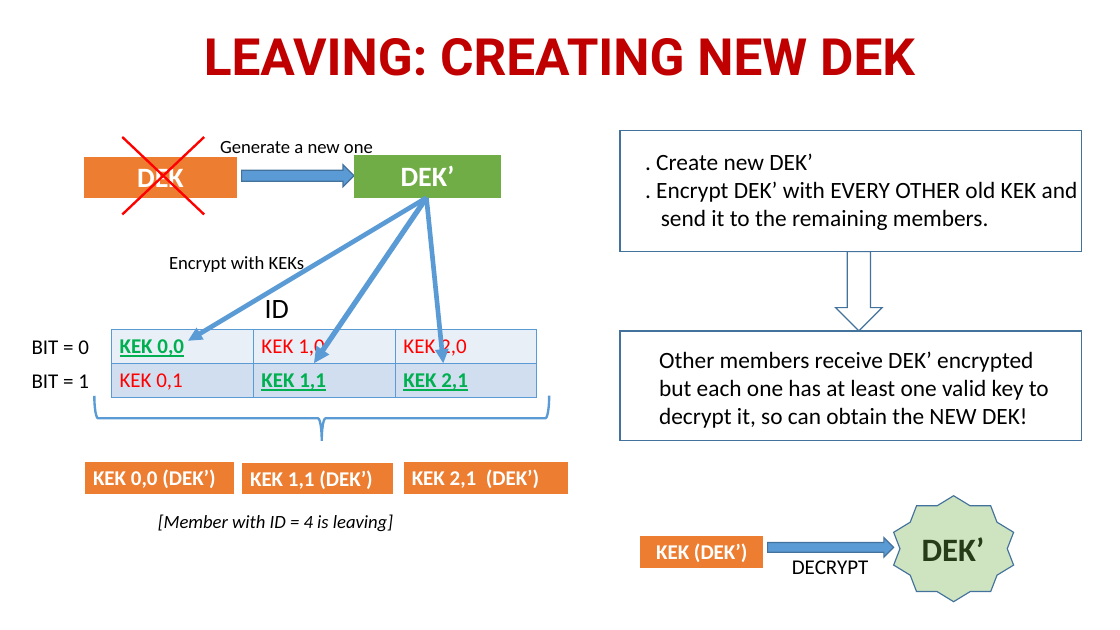
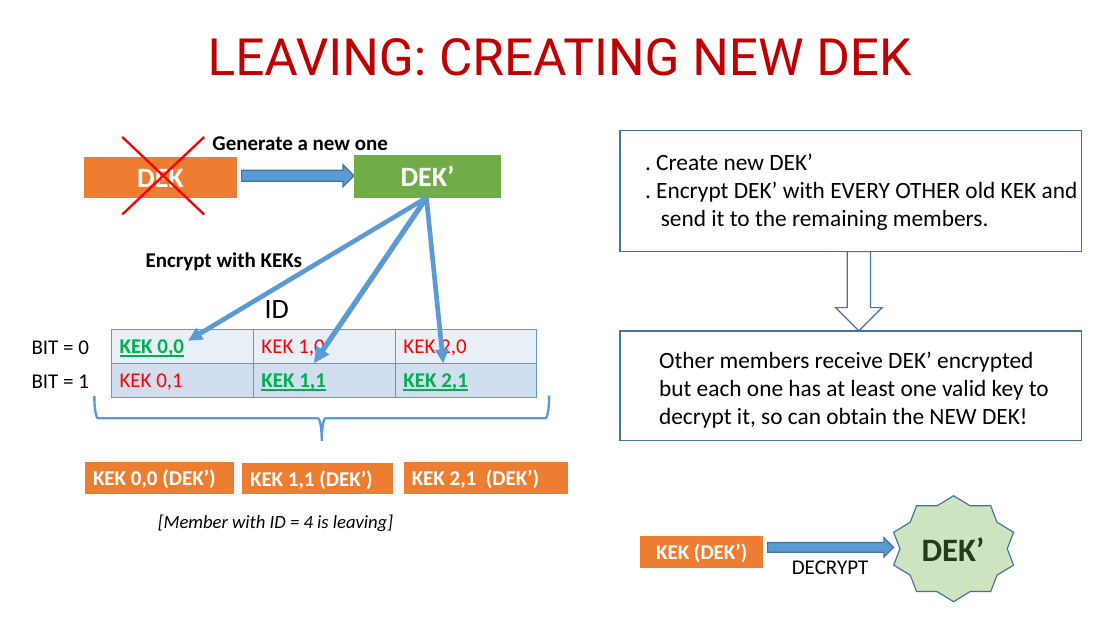
Before and after one commit to stajfar/distributed-systems-brusamento-ceruti-donetti, a slide deck: slide 7 of SecureGroup/documentation/SECURE GROUP COMMUNICATION.pptx. Drawn at 1120x630 pixels with LibreOffice and Linux fonts; fonts in the diff are those of the drawing. Boxes give left, top, right and bottom in pixels: in the first picture for what was removed or moved away, otherwise in the second. Text is boxed around its words. In the diff, an @@ line names an element or a change of style, - is before the commit and + after.

```diff
--- a/SecureGroup/documentation/SECURE GROUP COMMUNICATION.pptx
+++ b/SecureGroup/documentation/SECURE GROUP COMMUNICATION.pptx
@@ title "LEAVING: CREATING NEW DEK" at (208, 38, 911, 76): bold off @@
@@ text "Generate a new one": place and size @@
-text "Generate a new one" at (220, 141, 373, 158)
+text "Generate a new one" at (212, 136, 388, 157)
@@ text "Generate a new one" at (212, 136, 388, 157): size 16 to 18 pt, bold on @@
@@ text "Encrypt with KEKs" at (146, 252, 302, 274): size 16 to 18 pt, bold on @@
@@ text "Encrypt with KEKs": place and size @@
-text "Encrypt with KEKs" at (169, 256, 305, 275)
+text "Encrypt with KEKs" at (146, 252, 302, 274)
```
Also in this commit, not shown: 5 other slides changed, 10 slides added, 5 other files.
